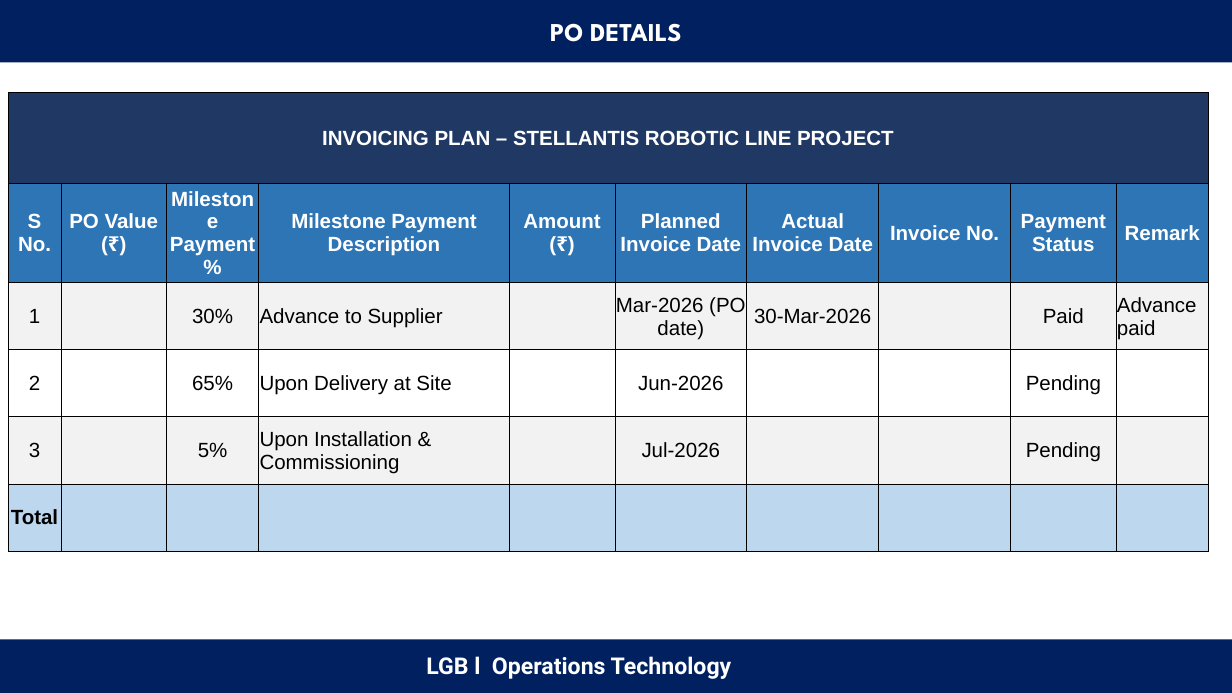
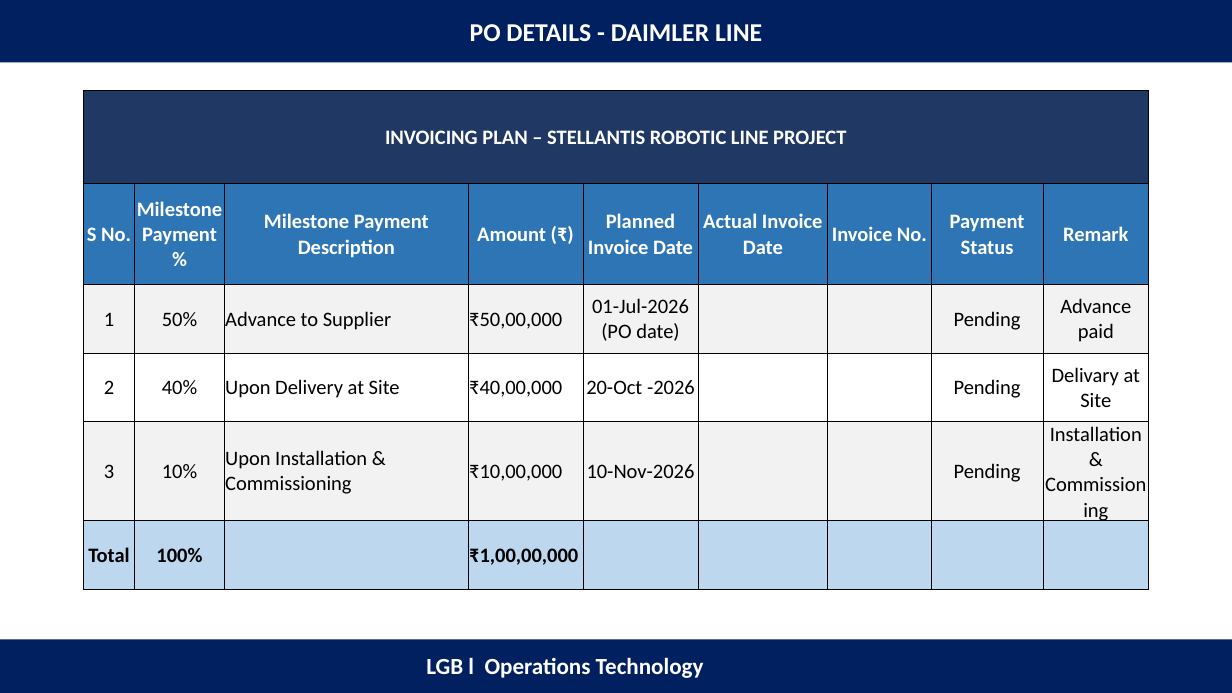
Before and after one commit to anand2204-robo/Project-List, a slide deck: slide 48 of Automation project.pptx (slide 66 before the commit). Drawn at 1232x693 pixels with LibreOffice and Linux fonts; fonts in the diff are those of the drawing. Boxes give left, top, right and bottom in pixels: in the first picture for what was removed or moved away, otherwise in the second. Text is boxed around its words. In the diff, an @@ line names an element or a change of style, - is before the commit and + after.

```diff
--- a/Automation project.pptx
+++ b/Automation project.pptx
@@ text at (470, 24, 762, 41): text changed; font League Spartan to Calibri @@
-PO DETAILS
+PO DETAILS - DAIMLER LINE
@@ table at (83, 91, 1149, 590) @@
-column 2:  | PO Value (₹) |  |  |  | 
-column 3:  | Milestone Payment % | 30% | 65% | 5% | 
+column 2:  | Milestone Payment % | 50% | 40% | 10% | 100%
-column 5:  | Amount (₹) |  |  |  | 
+column 4:  | Amount (₹) | ₹50,00,000 | ₹40,00,000 | ₹10,00,000 | ₹1,00,00,000
-column 6:  | Planned Invoice Date | Mar-2026 (PO date) | Jun-2026 | Jul-2026 | 
+column 5:  | Planned Invoice Date | 01-Jul-2026 (PO date) | 20-Oct -2026 | 10-Nov-2026 | 
-column 6, row 3: 30-Mar-2026
+column 6, row 3: 
-column 8, row 3: Paid
+column 8, row 3: Pending
-column 9, row 4: 
+column 9, row 4: Delivary at Site
-column 9, row 5: 
+column 9, row 5: Installation & Commissioning
@@ table: place and size @@
-table at (8, 91, 1209, 551)
+table at (83, 91, 1149, 590)
@@ text "LGB l Operations Technology" at (426, 657, 704, 678): font Roboto to Calibri @@
```
Also in this commit, not shown: 43 other slides changed, 1 slide added, 19 slides removed.
